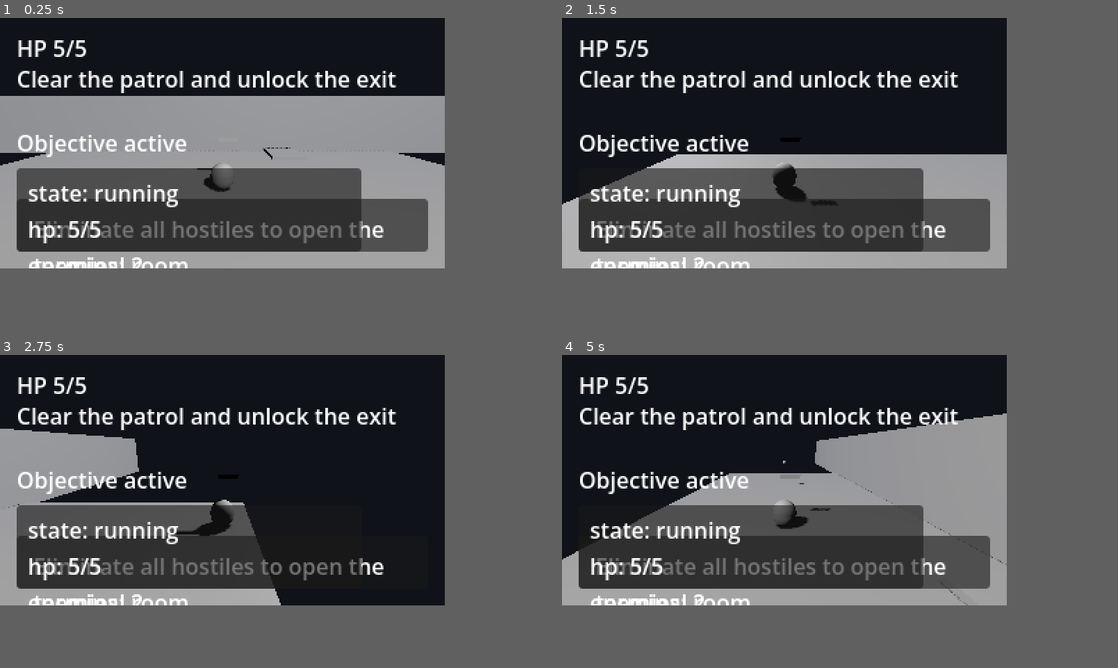
Above: before the commit, frames 1-4 (two rows, left to right).
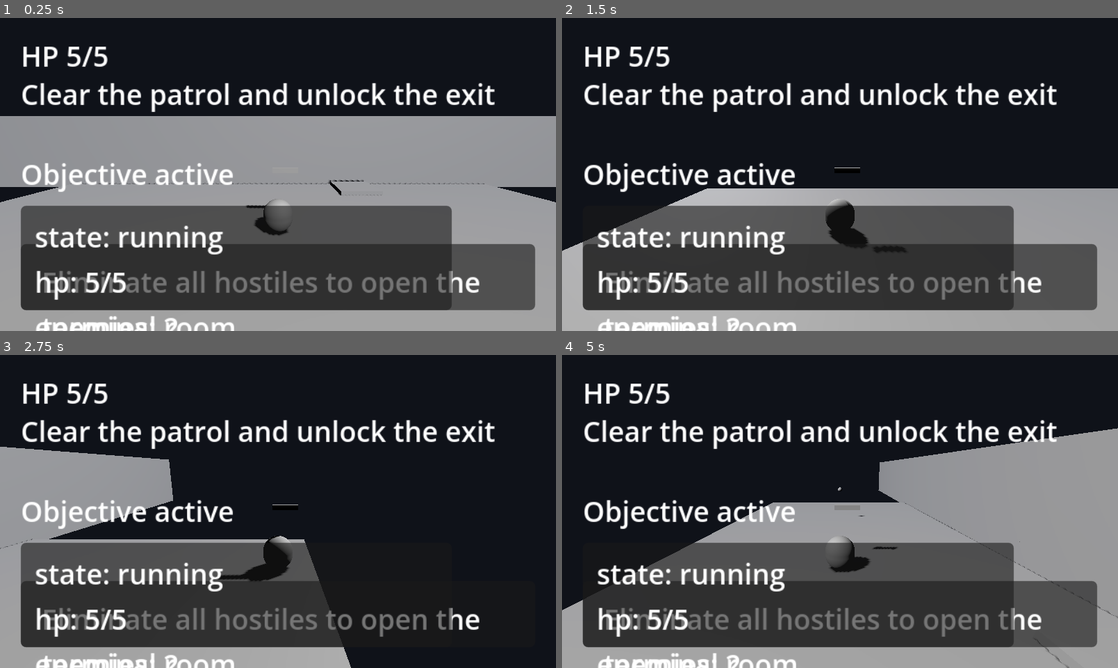
Above: after the commit, the same moments.

Repository: July-X/godot-game-one
Game: Godot game, scene res://scenes/main.tscn
The game is run twice, just before and just after one commit, with the same random seed, the same clock (stepped at 60 frames per second) and the same inputs.
Inputs:
- Up to frame 1 (0.25 s): no input
- Up to frame 2 (1.5 s): tap Enter (ui_accept) at 0.5, 0.77 s; hold Right (ui_right) 0.53-1.28 s; hold Down (ui_down) from 1.28 s (still down)
- Up to frame 3 (2.75 s): tap Enter (ui_accept) at 1.52 s; release Down (ui_down) at 2.03 s; hold Right (ui_right) from 2.03 s (still down)
- Up to frame 4 (5 s): release Right (ui_right) at 2.78 s; hold Up (ui_up) 2.78-3.53 s; tap Enter (ui_accept) at 3.02, 3.77, 4.52 s; hold Left (ui_left) from 3.53 s (still down)
In our replay, the window is 640x360 before the commit and 800x450 after it. These sizes can differ from the game's own. Grey fills any space a smaller window leaves; there, only what the larger window draws over its background counts as a difference.

The runs differ from the first frame. In frame 1, 57% of the frame differs, in the area x 0-100%, y 0-100%; in frame 2, 54%; in frame 3, 35%; in frame 4, 58%.

Commit message:
docs: 项目文档统一转为中文，新增 CHANGELOG.md，修复窗口显示过小问题

Diff:
--- a/project.godot
+++ b/project.godot
@@ -23,4 +23,7 @@
 
 window/size/viewport_width=320
 window/size/viewport_height=180
-window/stretch/mode="viewport"
+window/size/initial_window_width=960
+window/size/initial_window_height=540
+window/stretch/mode="canvas_items"
+window/stretch/aspect="keep"
Not shown, added: CHANGELOG.md
Not shown, changed: README.md
Not shown, changed: agents.md
Not shown, changed: docs/Design_Decisions.md
Not shown, changed: docs/Development_Plan.md
Not shown, changed: docs/art_audio_pipeline.md
